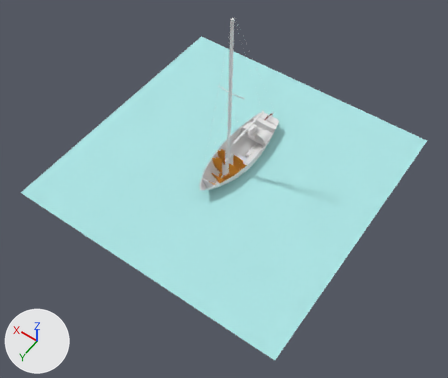
The Blender file GD28.blend, before and after one commit.
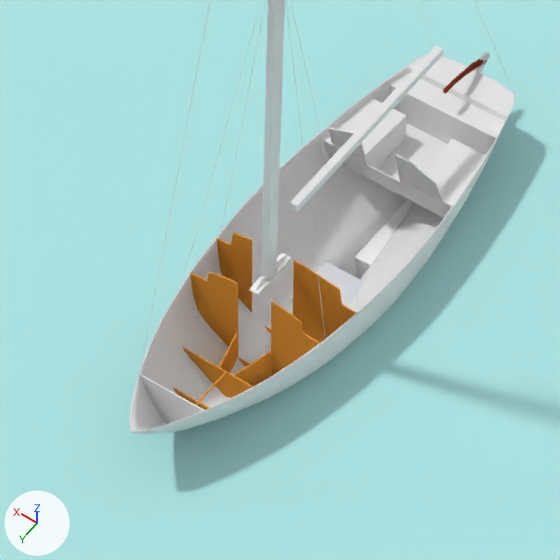
There are two pictures of each version: one whole from a camera (50 mm lens) standing at (-15.57, 23.57, 32.63) and looking at (-1.82, 4.32, 2.38), one close up on the part from 39% to 64% of the width and 27% to 57% of the height. Lighting does not change. The marker at lower left points along +X, +Y and +Z.

Before the edit, the objects in view are built like this:
```python
me_cube_009 = bpy.data.meshes.new('Cube.009')
me_cube_009.from_pydata(...)  # 55 vertices, 31 faces; spans x -0.74..0.74, y -1.0..1.0, z 0.45..1.0
me_cube_009.materials.append(mat_material_004)  # orange #e6983b
me_cube_020 = bpy.data.meshes.new('Cube.020')
me_cube_020.from_pydata(...)  # 110 vertices, 57 faces; spans x -1.0..1.0, y -1.0..1.0, z -1.0..1.0
me_cube_020.materials.append(mat_material_004)  # orange #e6983b
me_plane = bpy.data.meshes.new('Plane')
me_plane.from_pydata(...)  # 776 vertices, 261 faces, 388 loose edges; spans x -0.93..0.93, y -1.18..1.13, z 0.0..0.66
ob_cockpit_floor_rough = bpy.data.objects.new('Cockpit floor rough', me_plane)
ob_cockpit_floor_rough.location = (0.0, -2.8, 0.21)
ob_cockpit_floor_rough.scale = (1.25, 1.0, 1.0)
ob_mid_bulkhead = bpy.data.objects.new('Mid bulkhead', me_cube_020)
ob_mid_bulkhead.location = (0.0, 0.85, 0.24)
ob_mid_bulkhead.scale = (1.19, 0.01, 1.0)
_m = ob_mid_bulkhead.modifiers.new('Boolean', 'BOOLEAN')
_m.object = ob_mid_bulkhead_door_cutout
_m.solver = 'FLOAT'
ob_vberth_support_001 = bpy.data.objects.new('Vberth support.001', me_cube_009)
ob_vberth_support_001.location = (0.0, 2.27, -0.85)
ob_vberth_support_001.scale = (1.0, 0.01, 1.0)
# also in view: 'Fresh water reserve' at (0.0, -0.26, -0.78); 'Water plane' at (0.06, 0.89, 0.0); 'Hull.3d' at (0.0, 0.22, -0.18); 'mast spar' at (0.0, -1.1, 2.14); 'Mast' at (0.0, 1.14, 6.74)
```
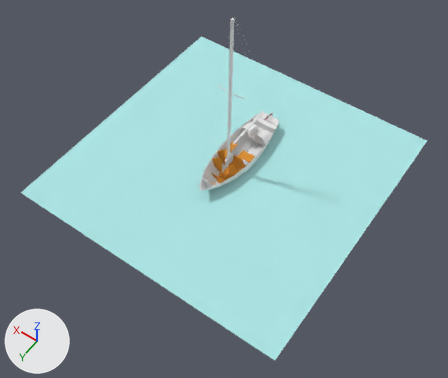
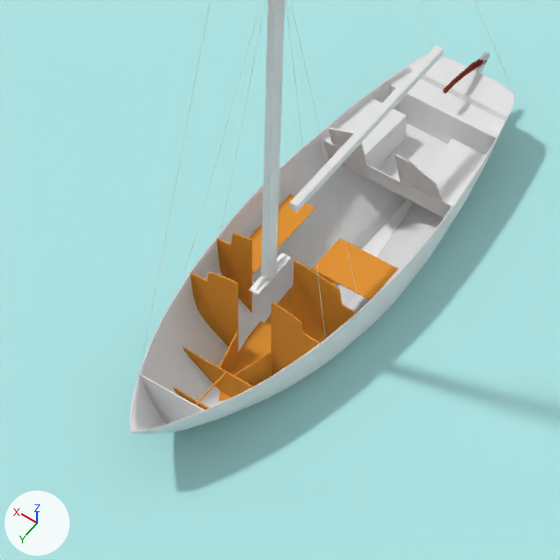
Commit message: Dinnette galley surfaces added

The change, as a list of edits to the scene's bpy script:
```text
Add me_cube_019:
    me_cube_019.from_pydata(...)  # 64 vertices, 36 faces; spans x -0.43..0.43, y -0.6..0.99, z -1.0..1.0
    me_cube_019.materials.append(mat_material_004)  # orange #e6983b
Add me_cube_016:
    me_cube_016.from_pydata(...)  # a box spanning x -0.33..0.66, y -0.32..0.38, z -1.0..1.0
    me_cube_016.materials.append(mat_material_004)  # orange #e6983b
Add me_cube_018:
    me_cube_018.from_pydata(...)  # a box spanning x -0.33..0.12, y -0.6..0.99, z -1.0..1.0
    me_cube_018.materials.append(mat_material_004)  # orange #e6983b
Add me_cube_030:
    me_cube_030.from_pydata(...)  # a box spanning x -0.33..0.66, y -0.98..0.98, z -1.0..1.0
    me_cube_030.materials.append(mat_material_004)  # orange #e6983b
Add ob_galley_001:
    ob_galley_001 = bpy.data.objects.new('Galley.001', me_cube_019)
    ob_galley_001.location = (0.0, 1.45, -0.4)
    ob_galley_001.rotation_euler = (0.0716, 0.0, 0.0)  # degrees (4.1, 0, 0)
    ob_galley_001.scale = (1.0, 1.0, 0.005)
Add ob_dinette:
    ob_dinette = bpy.data.objects.new('Dinette', me_cube_016)
    ob_dinette.location = (-0.69, -0.14, 0.43)
    ob_dinette.scale = (1.0, 1.0, 0.005)
Add ob_galley:
    ob_galley = bpy.data.objects.new('Galley', me_cube_018)
    ob_galley.location = (0.91, -0.14, 0.43)
    ob_galley.scale = (1.0, 1.0, 0.005)
Add ob_floor:
    ob_floor = bpy.data.objects.new('Floor', me_cube_030)
    ob_floor.location = (0.29, -0.14, -0.49)
    ob_floor.scale = (1.0, 1.0, 0.005)
```

Where the change shows, as pixel boxes (x1, y1, x2, y2) in the close-ups (560 x 560 px):
'Dinette', added (orange): after (312, 238, 398, 300)
'Galley', added (orange): after (249, 194, 316, 275)
'Galley.001', added (orange): after (219, 321, 271, 401)
'Floor', added: after (265, 266, 337, 327)
